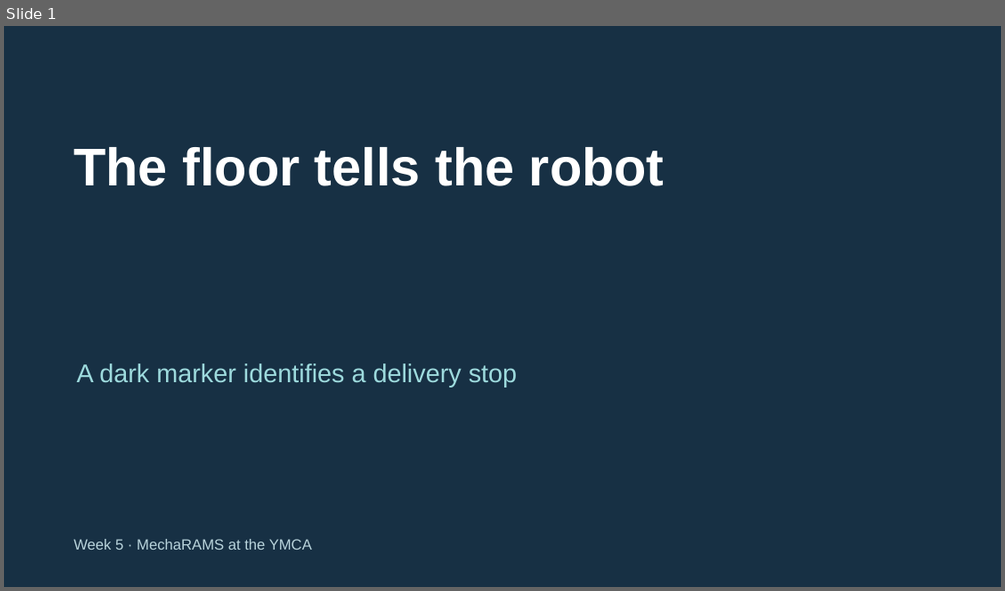
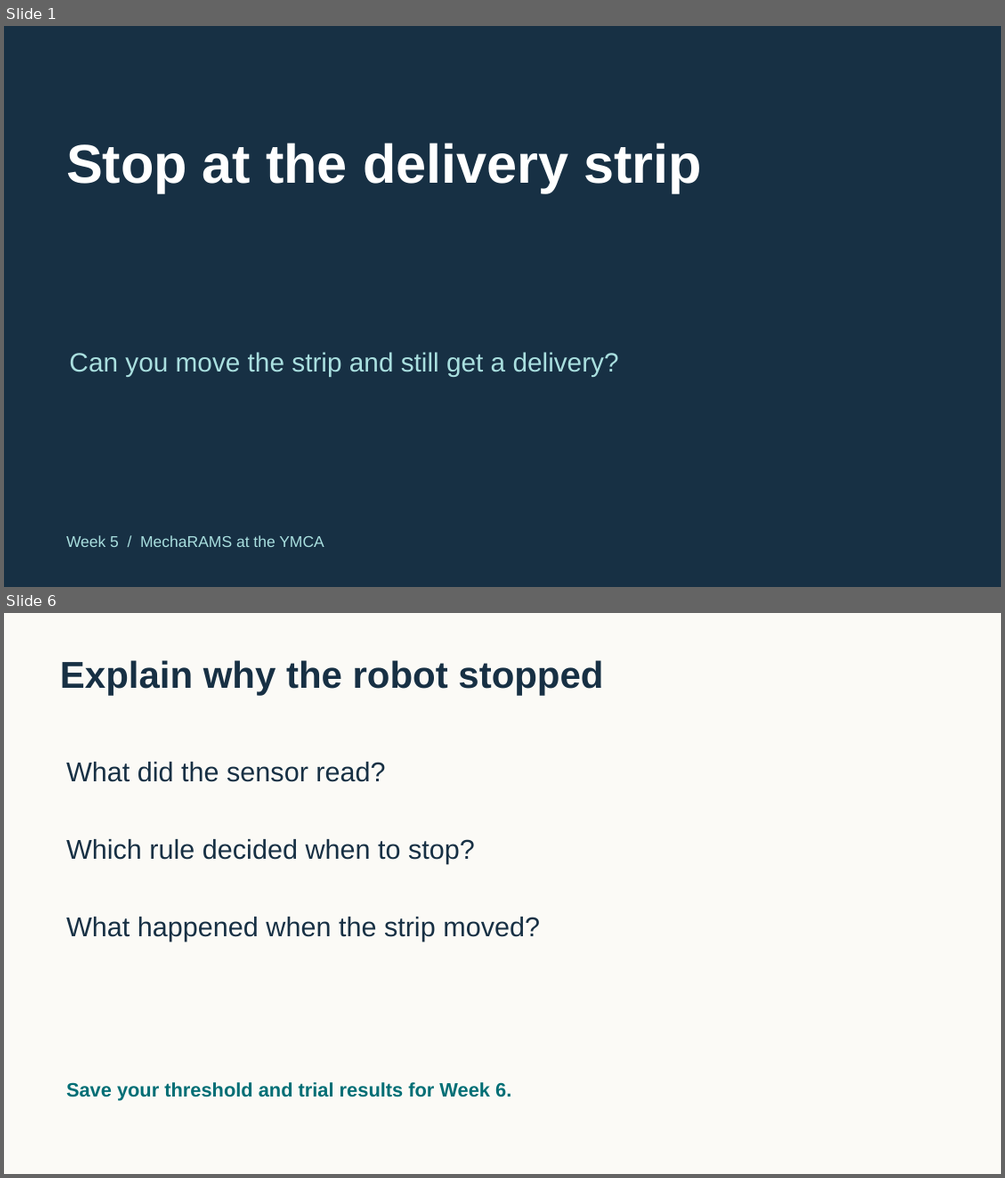
Before and after one commit to FRC999/YMCA-SPIKE-education, a slide deck: 03_Presentations/W05_marker.pptx. Shown one above the other, each under a label of ours: slide 1 before the commit, slides 1 and 6 after it; the slides between them are not shown. The pictures are 1005x591 and 1005x1178 pixels, drawn with LibreOffice and Linux fonts; fonts in the diff are those of the drawing. Boxes give left, top, right and bottom in pixels: in the first picture for what was removed or moved away, otherwise in the second. Text is boxed around its words. In the diff, an @@ line names an element or a change of style, - is before the commit and + after.

Commit message:
Update mentor decks for the Week 4 and 5 printable fields

```diff
--- a/03_Presentations/W05_marker.pptx
+++ b/03_Presentations/W05_marker.pptx
@@ slide 6 added at [4,613,1001,1174], background #FBFAF6 @@
@@ text added at [60,660,603,695], 36 pt, text #173044, bold @@
+Explain why the robot stopped
@@ text added at [66,762,385,782], 26.2 pt, text #173044 @@
+What did the sensor read?
@@ text added at [66,839,475,864], 26.2 pt, text #173044 @@
+Which rule decided when to stop?
@@ text added at [66,916,540,941], 26.2 pt, text #173044 @@
+What happened when the strip moved?
@@ text added at [66,1082,511,1101], 18.8 pt, text #006E75, bold @@
+Save your threshold and trial results for Week 6.
@@ slide 1 changed as well @@
@@ text at [66,143,702,192]: text changed; size 51 to 52.5 pt @@
-The floor tells the robot
+Stop at the delivery strip
@@ text at [69,352,619,377]: text changed; size 24.8 to 25.5 pt; text colour #9DDADD to #A9DFDF @@
-A dark marker identifies a delivery stop
+Can you move the strip and still get a delivery?
@@ text at [66,535,324,547]: text changed; size 14.2 to 15 pt; text colour #B9D4DC to #A9DFDF @@
-Week 5 · MechaRAMS at the YMCA
+Week 5 / MechaRAMS at the YMCA
```
Also in this commit, not shown: 4 other slides added, 5 slides removed, 17 other files.
